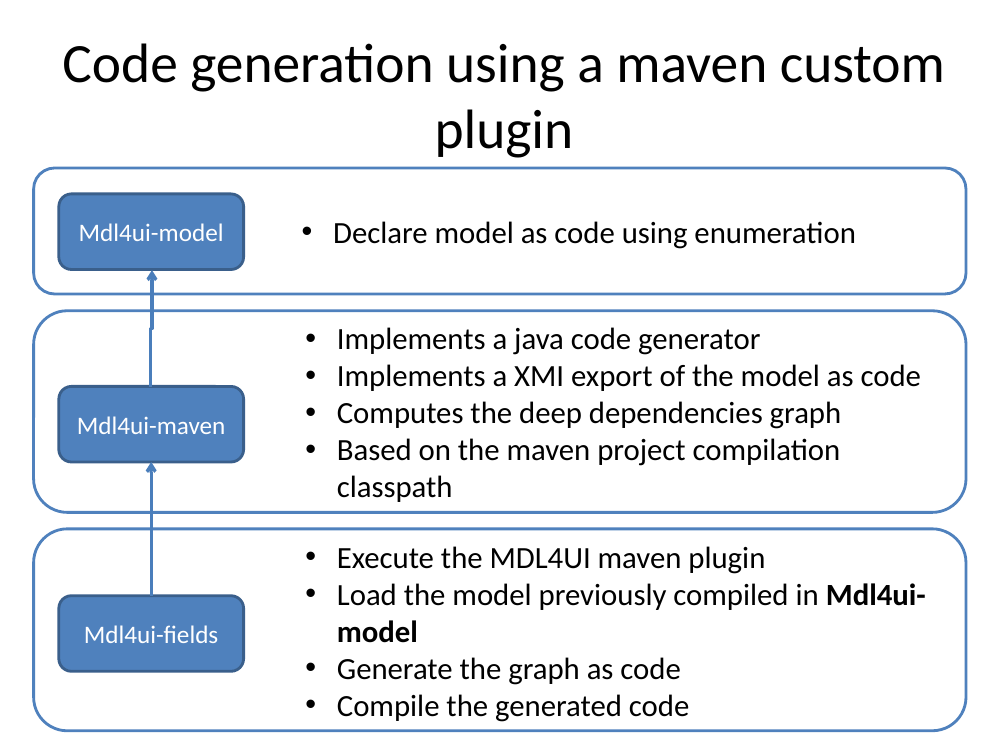
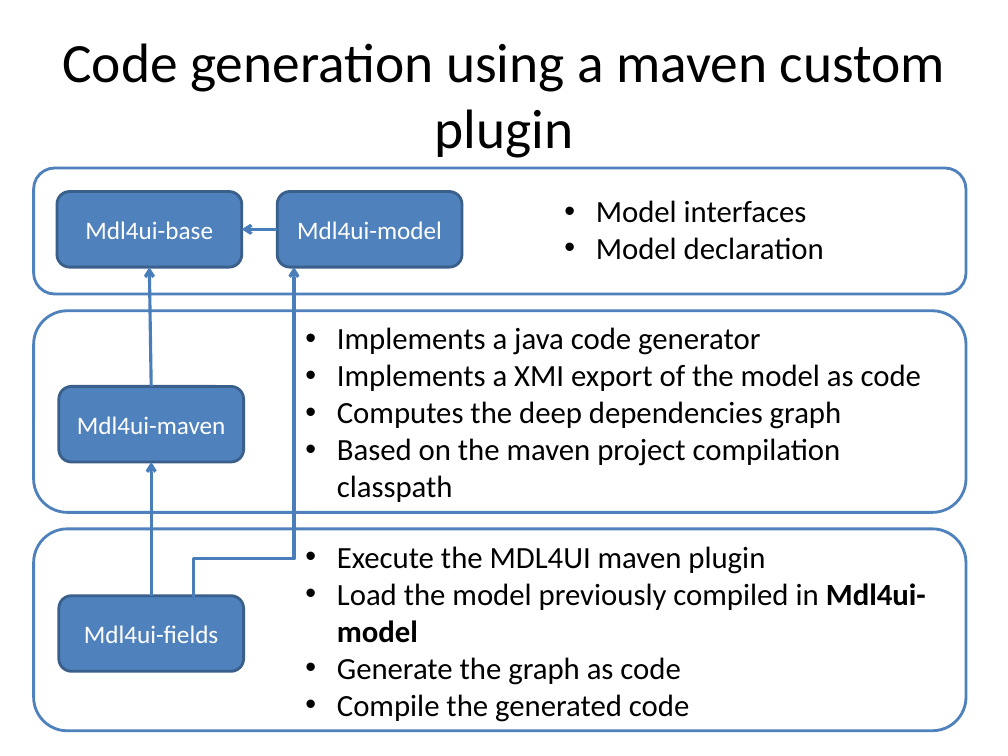
Before and after one commit to lesfurets/mdl4ui, a slide deck: slide 27 of mdl4ui-docs/mdl4ui_cg2013.pptx. Drawn at 1008x756 pixels with LibreOffice and Linux fonts; fonts in the diff are those of the drawing. Boxes give left, top, right and bottom in pixels: in the first picture for what was removed or moved away, otherwise in the second. Text is boxed around its words. In the diff, an @@ line names an element or a change of style, - is before the commit and + after.

```diff
--- a/mdl4ui-docs/mdl4ui_cg2013.pptx
+++ b/mdl4ui-docs/mdl4ui_cg2013.pptx
@@ rounded rectangle added at <box>277,192,462,267</box>, fill #4F81BD, outline #3A5F8C 2 pt, 18 pt, text #FFFFFF @@
+Mdl4ui-model
@@ text added at <box>596,200,824,260</box>, 22 pt, text #000000 @@
+• Model interfaces
+• Model declaration
@@ text in rounded rectangle at <box>85,221,213,239</box>: text changed @@
-Mdl4ui-model
+Mdl4ui-base
@@ arrow added from (277, 230) to (242, 230), #4B7EBC 2.25 pt @@
@@ text in rounded rectangle at <box>333,221,855,249</box>: text removed @@
-          • Declare model as code using enumeration
@@ elbow arrow moved from (150, 387) - (152, 270) to (151, 386) - (149, 267) @@
@@ elbow arrow (151, 386) - (149, 267): elbow arrow to arrow @@
@@ elbow arrow added from (194, 601) to (294, 267), #4B7EBC 2.25 pt @@
```
Also in this commit, not shown: 2 other slides changed, 2 slides added.
